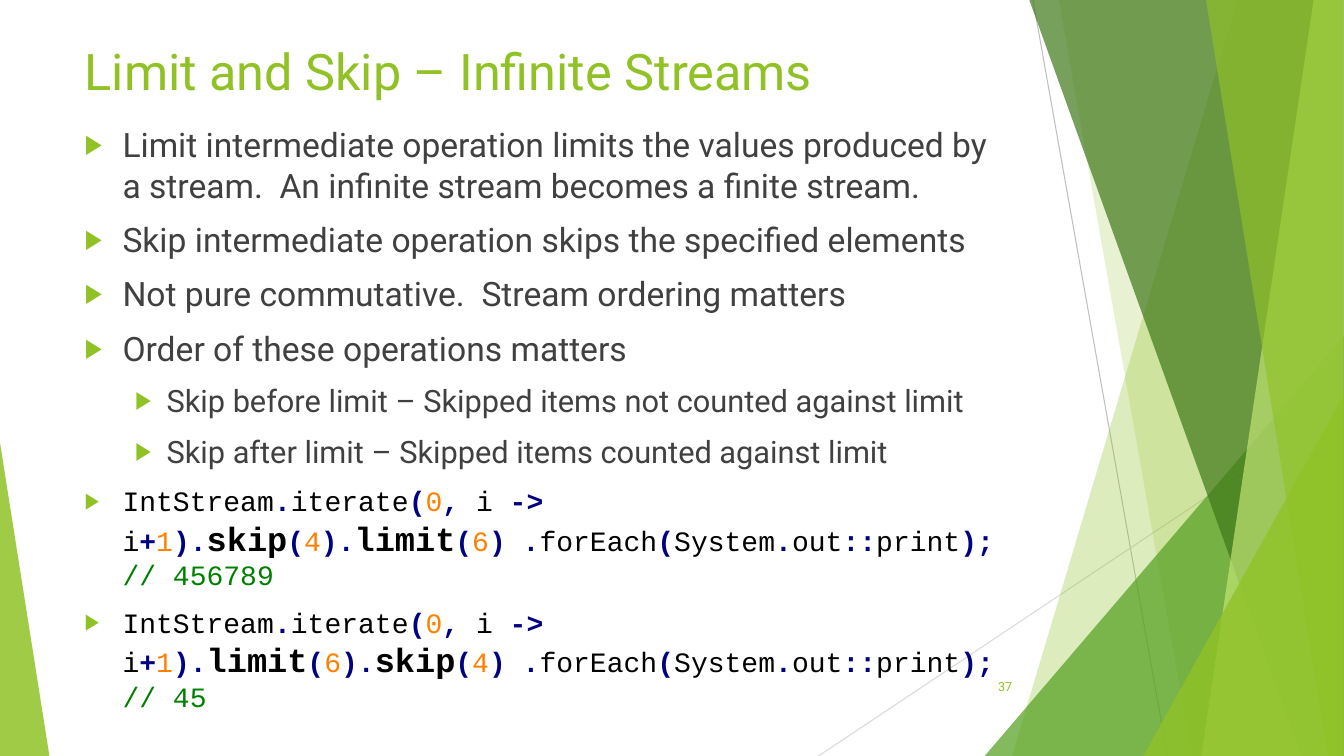
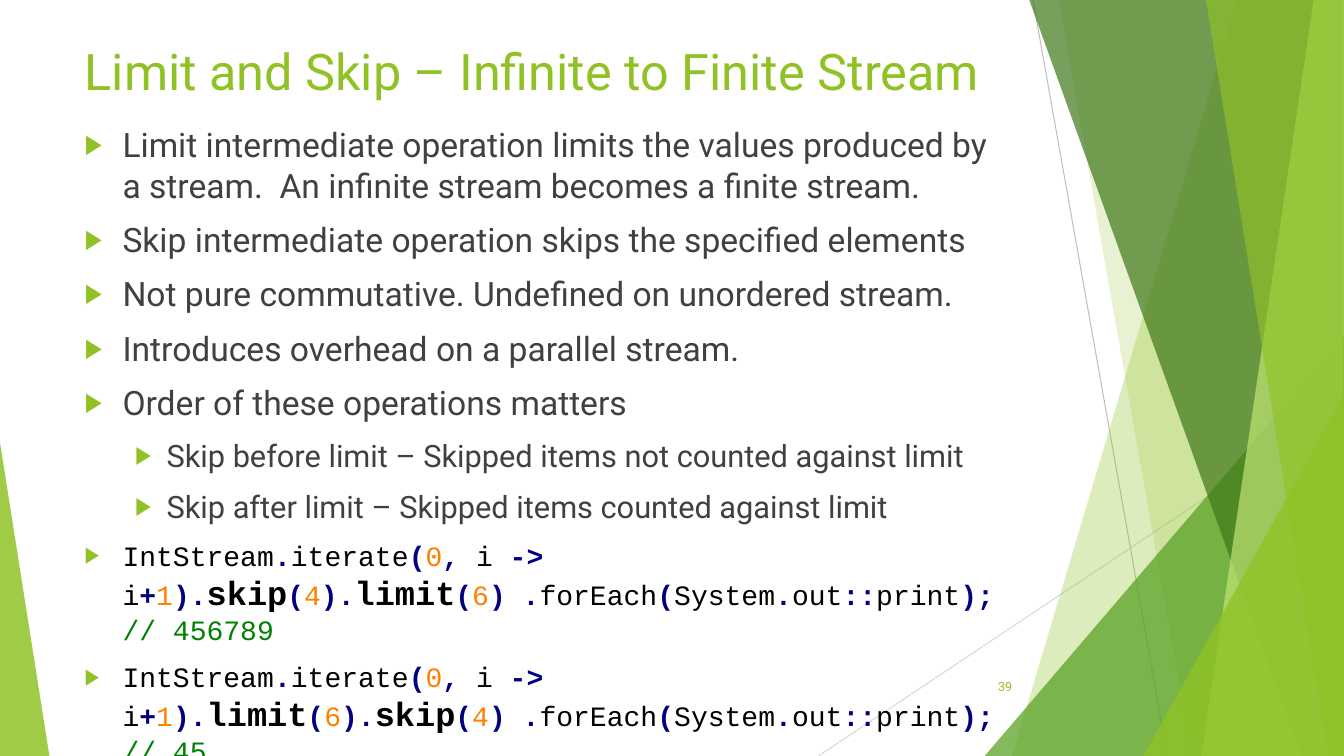
Before and after one commit to RichardRoda/2017-CodePaLOUsa-Lambda, a slide deck: slide 39 of Learning to Love the Lambda in the Stream.pptx (slide 37 before the commit). Drawn at 1344x756 pixels with LibreOffice and Linux fonts; fonts in the diff are those of the drawing. Boxes give left, top, right and bottom in pixels: in the first picture for what was removed or moved away, otherwise in the second. Text is boxed around its words. In the diff, an @@ line names an element or a change of style, - is before the commit and + after.

Commit message:
Add slides about sequential, parallel, ordered, and unordered streams.

```diff
--- a/Learning to Love the Lambda in the Stream.pptx
+++ b/Learning to Love the Lambda in the Stream.pptx
@@ title at bbox=[85, 51, 979, 101]: text changed @@
-Limit and Skip – Infinite Streams
+Limit and Skip – Infinite to Finite Stream
@@ text at bbox=[123, 280, 953, 368]: text changed @@
-▶ Not pure commutative. Stream ordering matters
+▶ Not pure commutative. Undefined on unordered stream.
+▶ Introduces overhead on a parallel stream.
@@ page number at bbox=[998, 682, 1012, 691]: text changed @@
-37
+39
```
Also in this commit, not shown: 18 other slides changed, 4 slides added, 1 other file.
